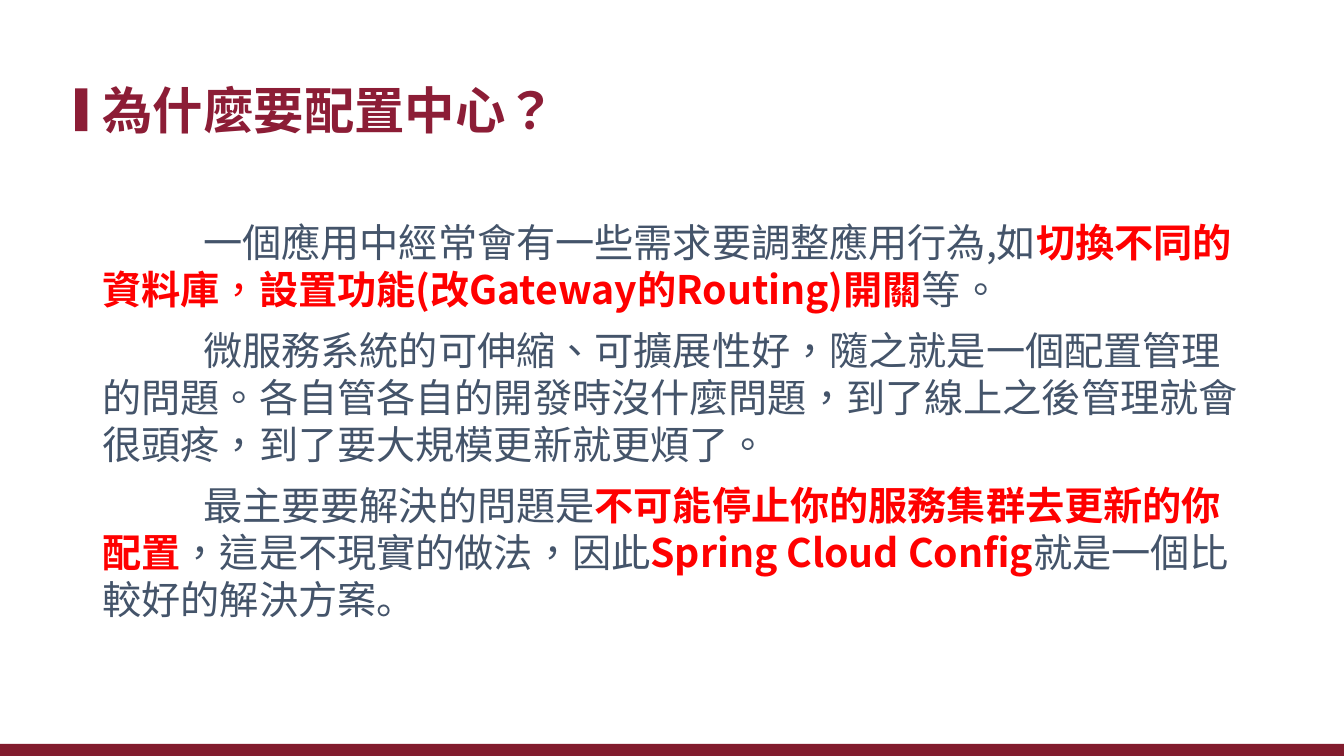
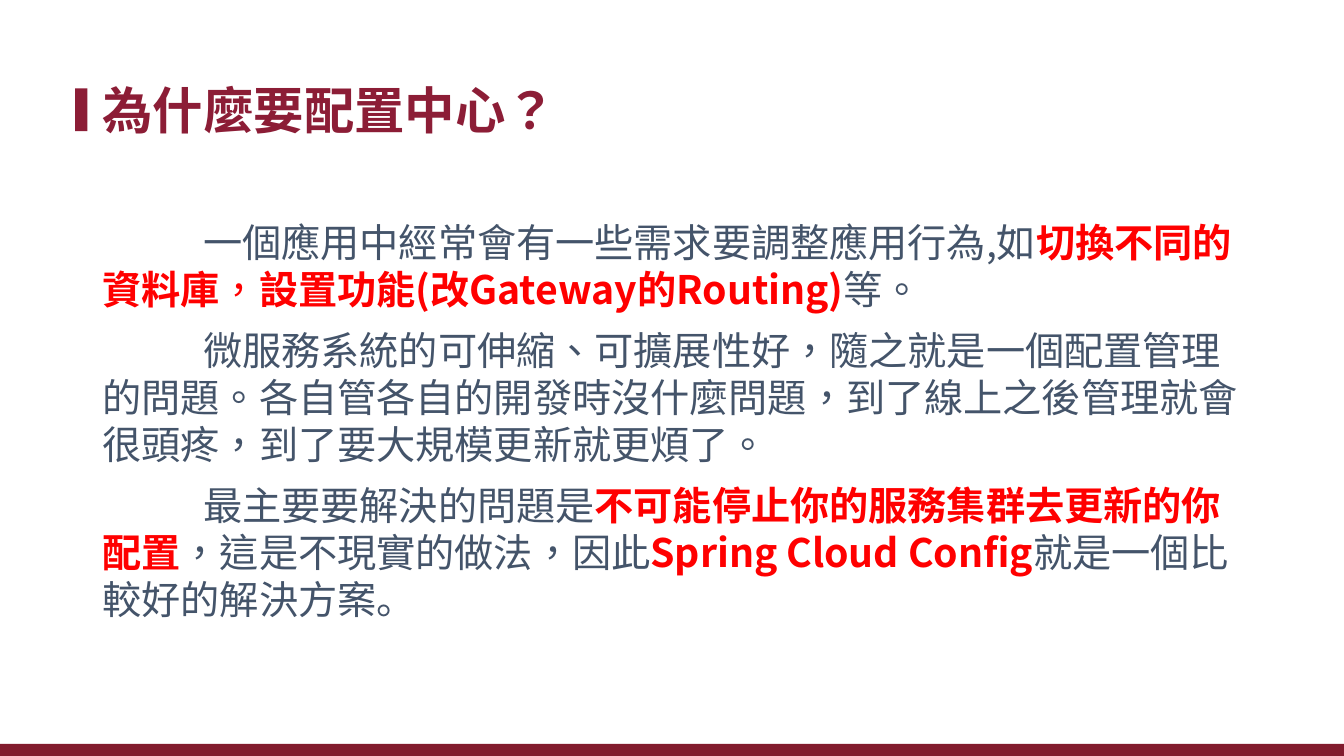
Before and after one commit to xiauchen/4__ConfigAndConsul, a slide deck: slide 4 of 空白PPT.pptx. Drawn at 1344x756 pixels with LibreOffice and Linux fonts; fonts in the diff are those of the drawing; background and template pictures are left out. Boxes give left, top, right and bottom in pixels: in the first picture for what was removed or moved away, otherwise in the second. Text is boxed around its words. In the diff, an @@ line names an element or a change of style, - is before the commit and + after.

```diff
--- a/空白PPT.pptx
+++ b/空白PPT.pptx
@@ text at (102, 223, 1232, 314): text changed @@
-一個應用中經常會有一些需求要調整應用行為,如切換不同的資料庫，設置功能(改Gateway的Routing)開關等。
+一個應用中經常會有一些需求要調整應用行為,如切換不同的資料庫，設置功能(改Gateway的Routing)等。
```
Also in this commit, not shown: 4 other slides changed, 3 slides added, 1 slide removed, 7 other files.
